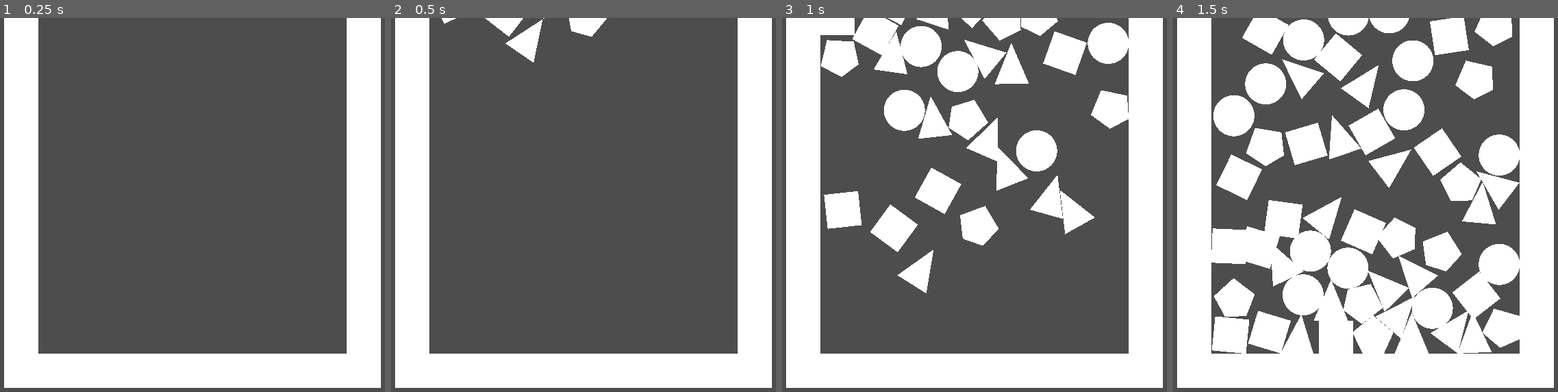
Above: before the commit, frames 1-4 (left to right).
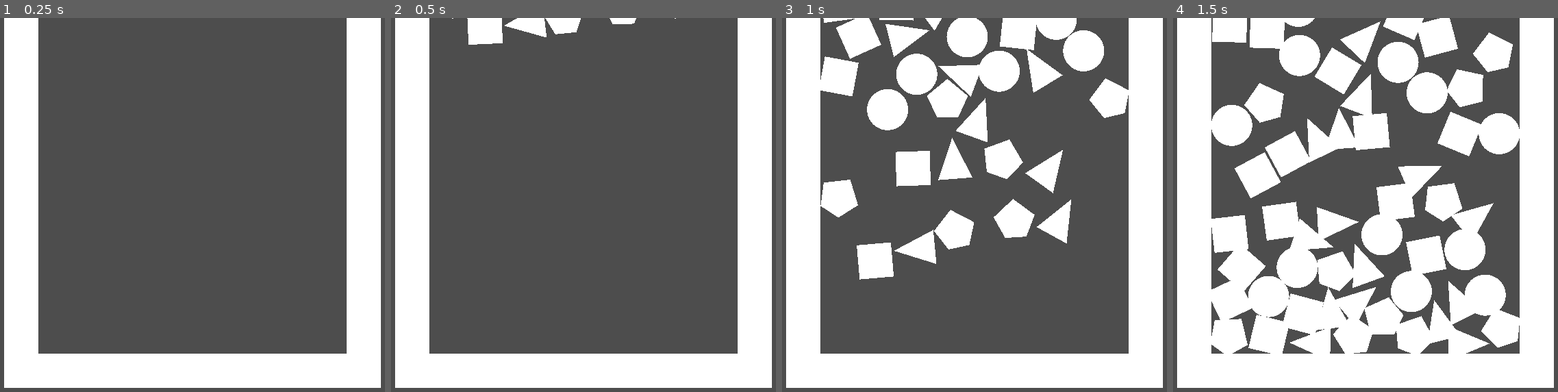
Above: after the commit, the same moments.

Repository: G-U-T-S/theana_jam
Game: Godot game, scene res://Scenes/main.tscn
The game is run twice, just before and just after one commit, with the same random seed, the same clock (stepped at 60 frames per second) and the same inputs.
Inputs:
- Up to frame 1 (0.25 s): no input
- Up to frame 2 (0.5 s): no input
- Up to frame 3 (1 s): tap Enter (ui_accept) at 0.5, 0.77 s
- Up to frame 4 (1.5 s): no input

Frame 1 is identical in both runs. In frame 2, 1.8% of the frame differs, in the area x 13-75%, y 0-12%; in frame 3, 20%; in frame 4, 29%, in the area x 9-91%, y 0-90%.

Commit message:
modificação de colisões
removi as colisões em forma de poligono, subistitui todas por colisões arredondadas, para evitar bugs visuais

Diff:
--- a/Scenes/pentagon_shape.tscn
+++ b/Scenes/pentagon_shape.tscn
@@ -1,6 +1,9 @@
-[gd_scene load_steps=2 format=3 uid="uid://05g5im37gchh"]
+[gd_scene load_steps=3 format=3 uid="uid://05g5im37gchh"]
 
 [ext_resource type="Script" path="res://Scripts/pentagon_shape.gd" id="1_umoc4"]
+
+[sub_resource type="CircleShape2D" id="CircleShape2D_2t8gb"]
+radius = 26.0
 
 [node name="pentagon_shape" type="RigidBody2D"]
 script = ExtResource("1_umoc4")
@@ -9,5 +12,6 @@
 position = Vector2(0, -2)
 polygon = PackedVector2Array(0, -28, -30, -3, -15, 28, 16, 28, 30, -3)
 
-[node name="CollisionPolygon2D" type="CollisionPolygon2D" parent="."]
-polygon = PackedVector2Array(0, -30, -30, -5, -15, 26, 16, 26, 30, -5)
+[node name="CollisionPolygon2D" type="CollisionShape2D" parent="."]
+position = Vector2(0, 1)
+shape = SubResource("CircleShape2D_2t8gb")
--- a/Scenes/square_shape.tscn
+++ b/Scenes/square_shape.tscn
@@ -5,8 +5,8 @@
 [sub_resource type="QuadMesh" id="QuadMesh_sxf76"]
 size = Vector2(50, 50)
 
-[sub_resource type="RectangleShape2D" id="RectangleShape2D_vxpvh"]
-size = Vector2(50, 50)
+[sub_resource type="CircleShape2D" id="CircleShape2D_a0cnj"]
+radius = 27.0185
 
 [node name="square_shape" type="RigidBody2D"]
 script = ExtResource("1_vcdq5")
@@ -15,4 +15,4 @@
 mesh = SubResource("QuadMesh_sxf76")
 
 [node name="collision" type="CollisionShape2D" parent="."]
-shape = SubResource("RectangleShape2D_vxpvh")
+shape = SubResource("CircleShape2D_a0cnj")
--- a/Scenes/triangle_shape.tscn
+++ b/Scenes/triangle_shape.tscn
@@ -1,9 +1,13 @@
-[gd_scene load_steps=3 format=3 uid="uid://b8d8dhv6pw8ul"]
+[gd_scene load_steps=4 format=3 uid="uid://b8d8dhv6pw8ul"]
 
 [ext_resource type="Script" path="res://Scripts/triangle_shape.gd" id="1_1lgki"]
 
 [sub_resource type="PrismMesh" id="PrismMesh_48cqo"]
 size = Vector3(50, 60, 1)
+
+[sub_resource type="CapsuleShape2D" id="CapsuleShape2D_vuypl"]
+radius = 15.0
+height = 60.0
 
 [node name="triangle_shape" type="RigidBody2D"]
 script = ExtResource("1_1lgki")
@@ -13,6 +17,6 @@
 scale = Vector2(1, -1)
 mesh = SubResource("PrismMesh_48cqo")
 
-[node name="CollisionPolygon2D" type="CollisionPolygon2D" parent="."]
-position = Vector2(0, -4)
-polygon = PackedVector2Array(0, -29, -25, 31, 25, 31)
+[node name="CollisionPolygon2D" type="CollisionShape2D" parent="."]
+position = Vector2(0, -2)
+shape = SubResource("CapsuleShape2D_vuypl")
